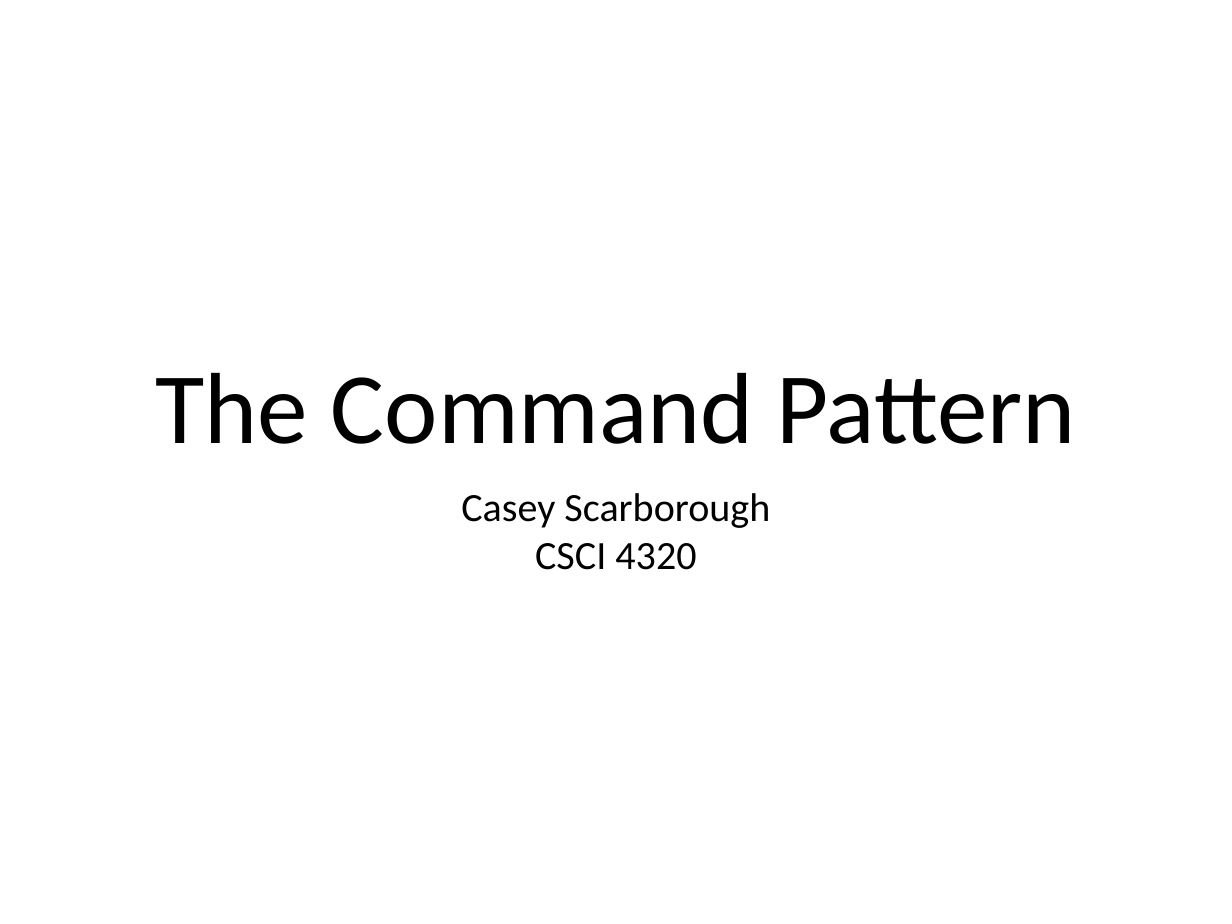
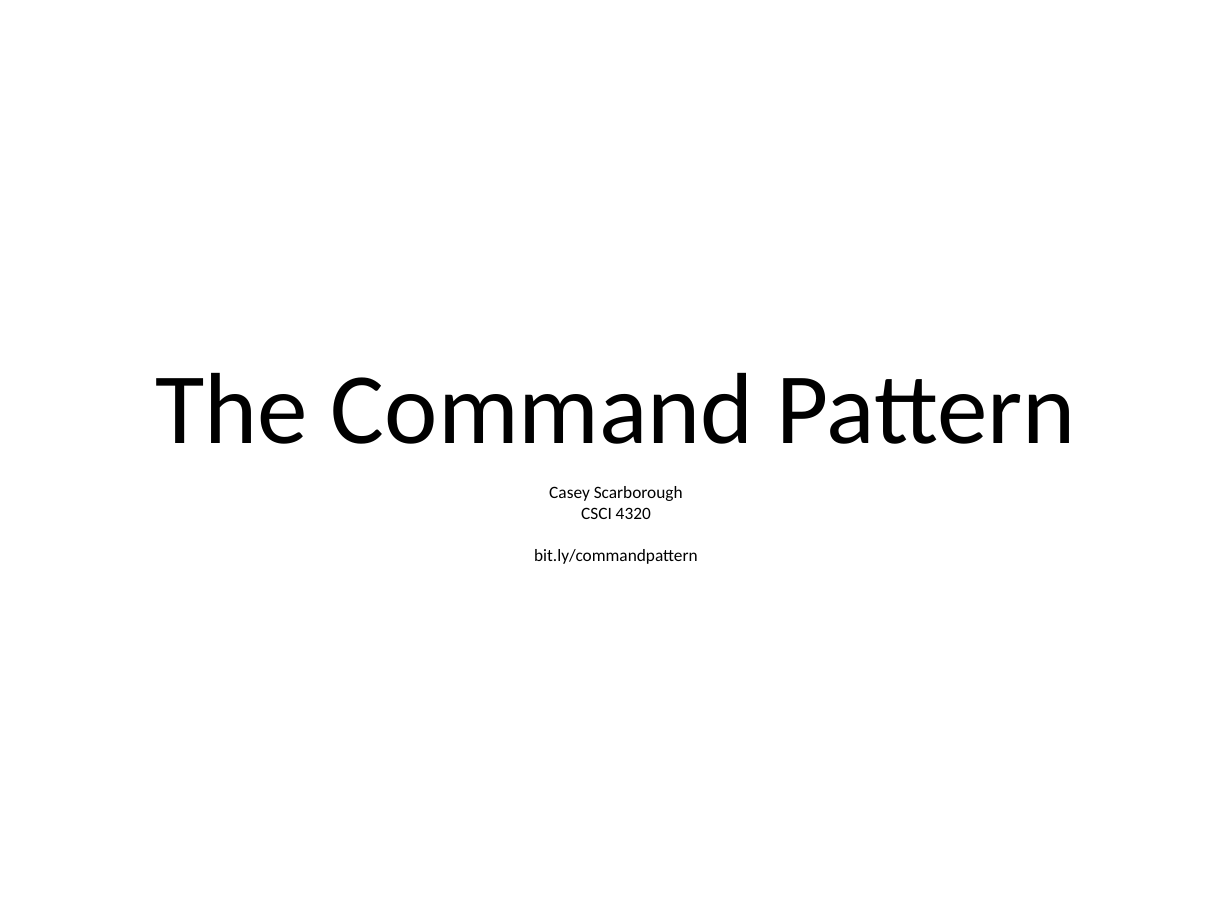
Before and after one commit to caseyscarborough/command-pattern, a slide deck: slide 1 of CommandPattern.ppt. Drawn at 1232x924 pixels with LibreOffice and Linux fonts; fonts in the diff are those of the drawing. Boxes give left, top, right and bottom in pixels: in the first picture for what was removed or moved away, otherwise in the second. Text is boxed around its words. In the diff, an @@ line names an element or a change of style, - is before the commit and + after.

Commit message:
Add link to download repository files in PPT slides.

```diff
--- a/CommandPattern.ppt
+++ b/CommandPattern.ppt
@@ text at (549, 486, 683, 519): size 33.3 to 14.4 pt in "Casey Scarborough", "CSCI 4320" @@
@@ text at (534, 549, 698, 564): paragraph added @@
+bit.ly/commandpattern
```
